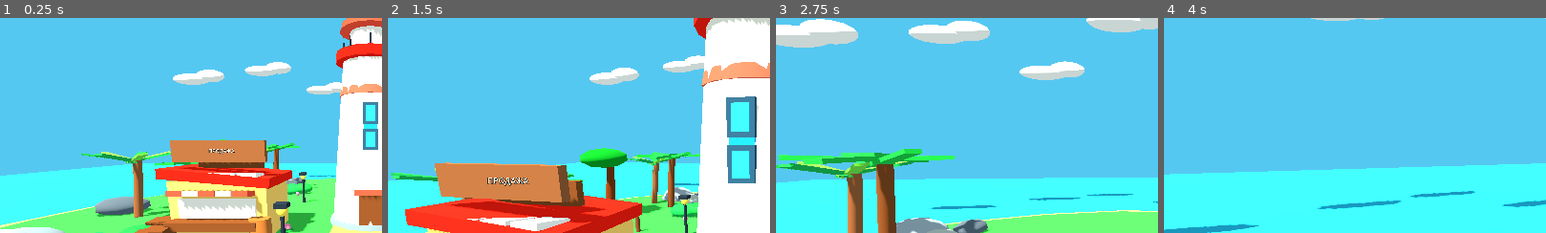
Above: before the commit, frames 1-4 (left to right).
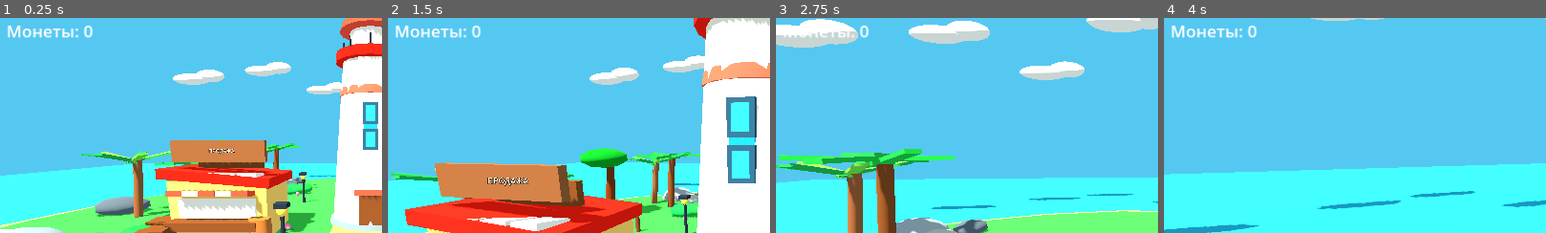
Above: after the commit, the same moments.

Repository: ksotik22/Catch-a-Mutant
Game: Godot game, scene res://scenes/main.tscn
The game is run twice, just before and just after one commit, with the same random seed, the same clock (stepped at 60 frames per second) and the same inputs.
Inputs (mouse positions are % of the whole screen's width and height, from its top left):
- Up to frame 1 (0.25 s): no input
- Up to frame 2 (1.5 s): move the mouse to (55, 50) at 0.52 s; hold E 0.53-1.28 s; hold W from 0.53 s (still down); click (55, 50) at 0.67 s; tap Space at 0.77 s; move the mouse to (45, 50) at 1.27 s; tap E at 1.35 s
- Up to frame 3 (2.75 s): keep holding W; tap Space at 1.52 s; move the mouse to (52, 48) at 2.02 s; hold E from 2.03 s (still down)
- Up to frame 4 (4 s): keep holding W; move the mouse to (49, 52) at 2.77 s; release E at 2.78 s; tap E at 2.85 s; click (49, 52) at 2.92 s; tap Space at 3.02, 3.77 s; move the mouse to (57, 51) at 3.52 s; hold E from 3.53 s (still down)
The pictures show only the part of the screen within x 2-52%, y 10-60%; the shares and areas given below are measured in that part.

The runs differ from the first frame. In frame 1, 0.6% of the frame differs, in the area x 2-25%, y 3-10%; in frame 2, 0.6%; in frame 3, 0.2%; in frame 4, 0.6%.

Commit message:
Show coins in HUD

Diff:
--- a/scripts/hud.gd
+++ b/scripts/hud.gd
@@ -2,10 +2,20 @@
 
 @onready var catch_label: Label = $CatchLabel
 @onready var game_state = get_parent().get_node("GameState")
+var coin_label: Label
 
 func _ready() -> void:
     game_state.catches_changed.connect(_on_catches_changed)
+    game_state.coins_changed.connect(_on_coins_changed)
+    coin_label = Label.new()
+    coin_label.position = Vector2(30, 70)
+    coin_label.add_theme_font_size_override("font_size", 28)
+    add_child(coin_label)
     _on_catches_changed(game_state.catches)
+    _on_coins_changed(game_state.coins)
 
 func _on_catches_changed(total: int) -> void:
     catch_label.text = "Поймано: %d" % total
+
+func _on_coins_changed(total: int) -> void:
+    coin_label.text = "Монеты: %d" % total
